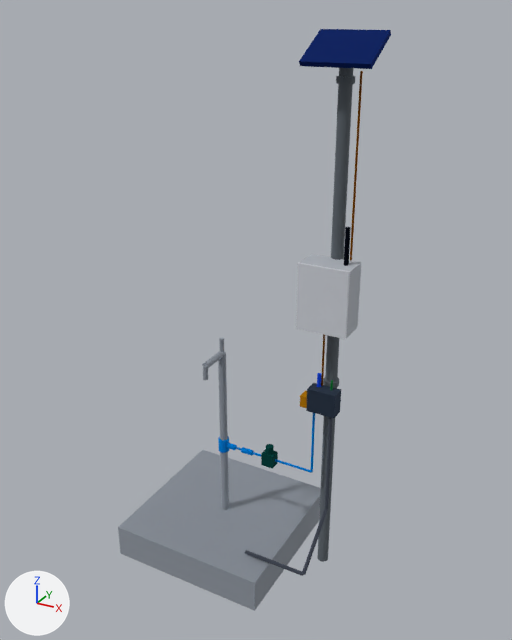
A saved change to the glTF model media/model.glb.
Rendered twice from a camera (50 mm lens) standing at (0.95, -2.28, 1.18) and looking at (-0.32, 0.02, 0.03). The lights are fixed; the arrows at lower left show +X, +Y and +Z. The first picture is the older version. Where no turn or scale is listed for an object, it has been applied to the vertices. Vertices at exactly the same position are counted once.

In view in the first picture: 'Drain hose', 'Enclosure base, IP66', 'Enclosure lid and gasket', 'Existing tapstand (not in BOM)', 'Flow-through cell', 'Free chlorine sensor', 'Mounting pole and clamps', 'Solar panel, 5 W, with bracket', 'Turbidity head, 860 nm' and 4 more.
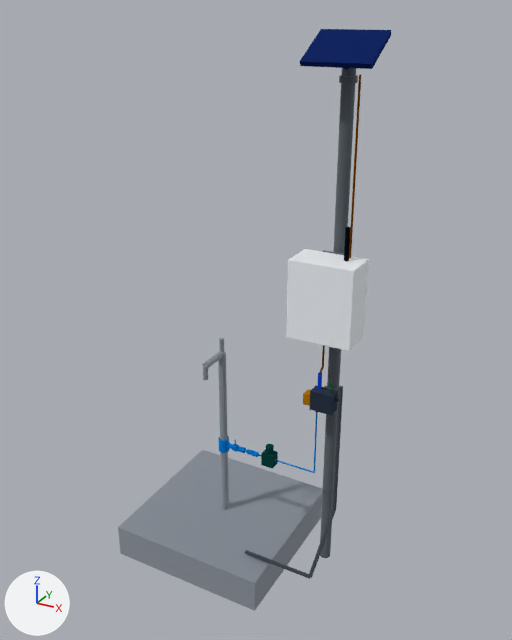
Where the newer file only moved an object's origin or applied its transform, the numbers keep the older frame.

Pixel boxes [x1, y1, x2, y2] of what changed, in the pictures (512 x 640 px):
'Sun shield, ventilated', added
    after: [286, 249, 369, 351]
'Mounting pole, clamps and plates', added
    after: [320, 68, 358, 558]
'Mounting pole and clamps', deleted
    before: [317, 68, 356, 562]
'Drain hose', reshaped (11% wider, 21% taller)
    before: [245, 417, 333, 576]
    after: [245, 386, 343, 579]
'Flow-through cell', reshaped (14% narrower, 11% shorter)
    before: [306, 383, 341, 418]
    after: [309, 385, 339, 416]
'Turbidity head, 860 nm', moved
    before: [300, 390, 307, 408]
    after: [303, 389, 311, 406]
'Free chlorine sensor', moved
    before: [317, 373, 321, 387]
    after: [317, 373, 322, 390]
'Enclosure lid and gasket', unchanged, covered by the edit
    before: [296, 262, 350, 339]

Diff of the bpy script that builds the scene:
```diff
--- a/media/model.glb.py
+++ b/media/model.glb.py
@@ mat_mat_17 @@
+mat_mat_17 = principled_material('mat_17')
+mat_mat_17.base_color = (0.939, 0.956, 0.973)  # white #f8fafc
+mat_mat_17.metallic = 1.0
+mat_mat_17.roughness = 1.0
@@ me_flow_through_cell @@
 # used by ob_flow_through_cell; location = (-0.47, 0.0, -1.1)
-me_flow_through_cell.from_pydata(...)  # 528 vertices, 1056 faces; spans x 0.41..0.53, y -0.03..0.03, z 0.805..0.905
+me_flow_through_cell.from_pydata(...)  # 1032 vertices, 2064 faces; spans x 0.422..0.54, y -0.027..0.027, z 0.793..0.897
+# me_flow_through_cell part 1: 528 vertices removed from x 0.41..0.53, y -0.03..0.03, z 0.805..0.905; 1032 vertices added at x 0.422..0.54, y -0.027..0.027, z 0.793..0.897
 me_flow_through_cell.materials.append(mat_mat_9)
@@ me_drain_hose @@
 # used by ob_drain_hose; location = (-0.47, 0.0, -1.1)
-me_drain_hose.from_pydata(...)  # 654 vertices, 1304 faces; spans x 0.24..0.518, y -0.238..-0.007, z 0.162..0.805
+me_drain_hose.from_pydata(...)  # 721 vertices, 1438 faces; spans x 0.24..0.548, y -0.238..0.008, z 0.162..0.935
+# me_drain_hose part 2: 528 vertices removed from x 0.502..0.518, y -0.238..-0.007, z 0.162..0.805; 595 vertices added at x 0.532..0.548, y -0.238..0.008, z 0.162..0.935
 me_drain_hose.materials.append(mat_mat_15)
@@ me_sun_shield__ventilated @@
+me_sun_shield__ventilated.from_pydata(...)  # 16 vertices, 28 faces; spans x 0.343..0.597, y -0.087..0.06, z 1.14..1.447
+me_sun_shield__ventilated.materials.append(mat_mat_17)  # white #f8fafc
@@ me_mounting_pole__clamps_and_plates @@
+me_mounting_pole__clamps_and_plates.from_pydata(...)  # 2390 vertices, 4792 faces; spans x 0.41..0.52, y 0.03..0.13, z 0.0..2.1
+me_mounting_pole__clamps_and_plates.materials.append(mat_mat_1)  # grey #8a9299
@@ ob_mounting_pole_and_clamps @@
-ob_mounting_pole_and_clamps = bpy.data.objects.new('Mounting pole and clamps', me_mounting_pole_and_clamps)
-ob_mounting_pole_and_clamps.location = (-0.47, 0.0, -1.1)
@@ ob_turbidity_head__860_nm @@
 ob_turbidity_head__860_nm = bpy.data.objects.new('Turbidity head, 860 nm', me_turbidity_head__860_nm)
-ob_turbidity_head__860_nm.location = (-0.076, 0.0, -0.262)
+ob_turbidity_head__860_nm.location = (-0.064, 0.0, -0.25)
@@ ob_free_chlorine_sensor @@
 ob_free_chlorine_sensor = bpy.data.objects.new('Free chlorine sensor', me_free_chlorine_sensor)
-ob_free_chlorine_sensor.location = (-0.028, 0.012, -0.21)
+ob_free_chlorine_sensor.location = (-0.022, 0.004, -0.193)
@@ ob_sun_shield__ventilated @@
+ob_sun_shield__ventilated = bpy.data.objects.new('Sun shield, ventilated', me_sun_shield__ventilated)
+ob_sun_shield__ventilated.location = (-0.47, 0.0, -1.1)
@@ ob_mounting_pole__clamps_and_plates @@
+ob_mounting_pole__clamps_and_plates = bpy.data.objects.new('Mounting pole, clamps and plates', me_mounting_pole__clamps_and_plates)
+ob_mounting_pole__clamps_and_plates.location = (-0.47, 0.0, -1.1)
```
